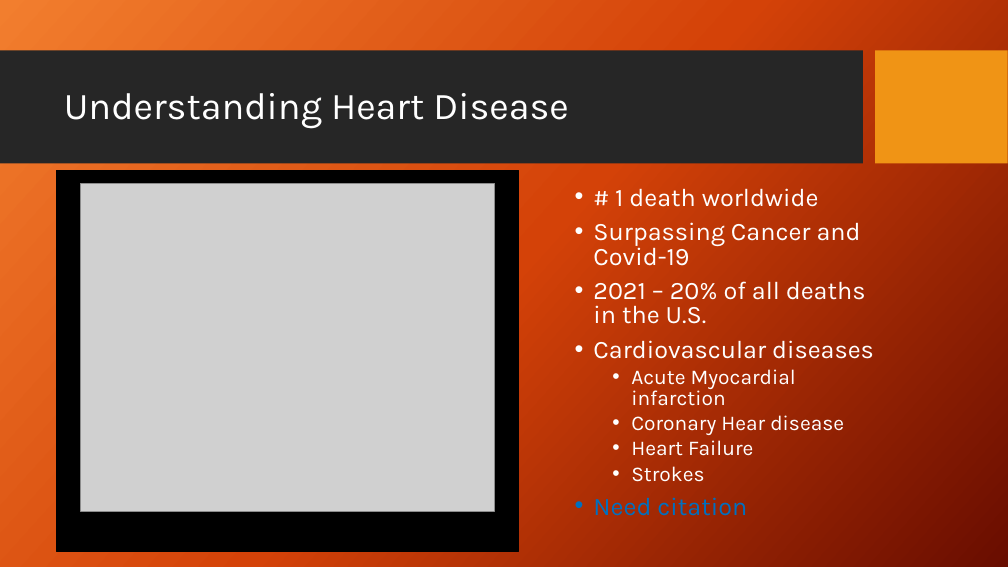
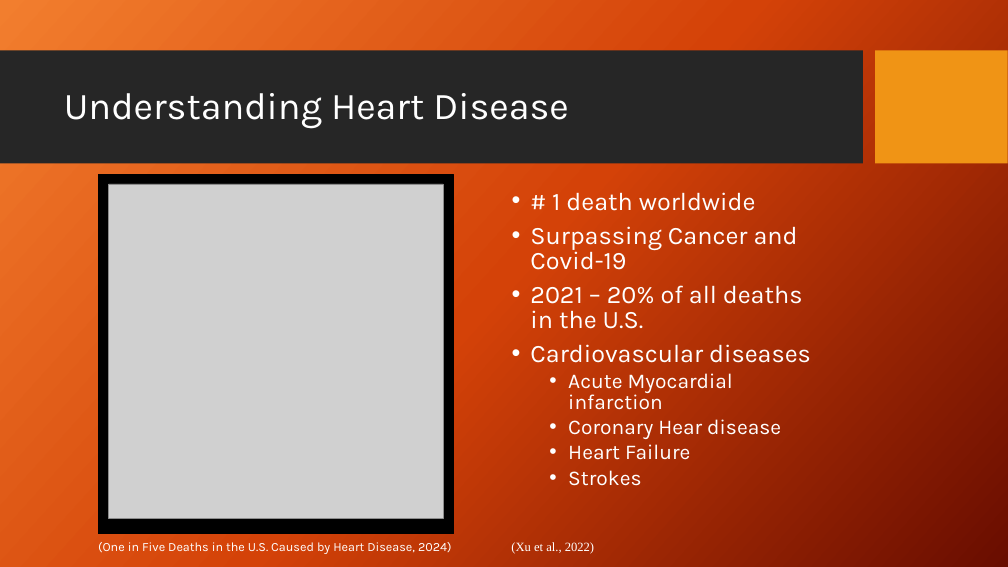
Before and after one commit to Aaron-m-ram/end-to-end-statistical-analysis, a slide deck: slide 2 of Final PP V1.pptx. Drawn at 1008x567 pixels with LibreOffice and Linux fonts; fonts in the diff are those of the drawing; grey boxes stand for pictures; background and template pictures are left out. Boxes give left, top, right and bottom in pixels: in the first picture for what was removed or moved away, otherwise in the second. Text is boxed around its words. In the diff, an @@ line names an element or a change of style, - is before the commit and + after.

Commit message:
Update PPT
This is the final version, I hope. I added Figure titles, Changed citation to References, added references, and in-cite citation. I also change the photo on the 2nd slide.

```diff
--- a/Final PP V1.pptx
+++ b/Final PP V1.pptx
@@ rectangle removed at (56,170,518,533) @@
@@ rectangle: place and size @@
-rectangle at (56,173,518,552)
+rectangle at (98,175,454,535)
@@ picture: place and size @@
-picture at (80,183,495,511)
+picture at (109,184,443,518)
@@ text "# 1 death worldwide": place and size @@
-text "# 1 death worldwide" at (593,188,874,516)
+text "# 1 death worldwide" at (530,192,811,486)
@@ text at (593,497,747,516): paragraph removed @@
-• Need citation
@@ text added at (98,542,452,554), 12 pt, text #FFFFFF @@
+(One in Five Deaths in the U.S. Caused by Heart Disease, 2024)
@@ text added at (511,542,594,554), 12 pt, text #FFFFFF @@
+(Xu et al., 2022)
```
Also in this commit, not shown: 11 other slides changed, 1 slide added.
